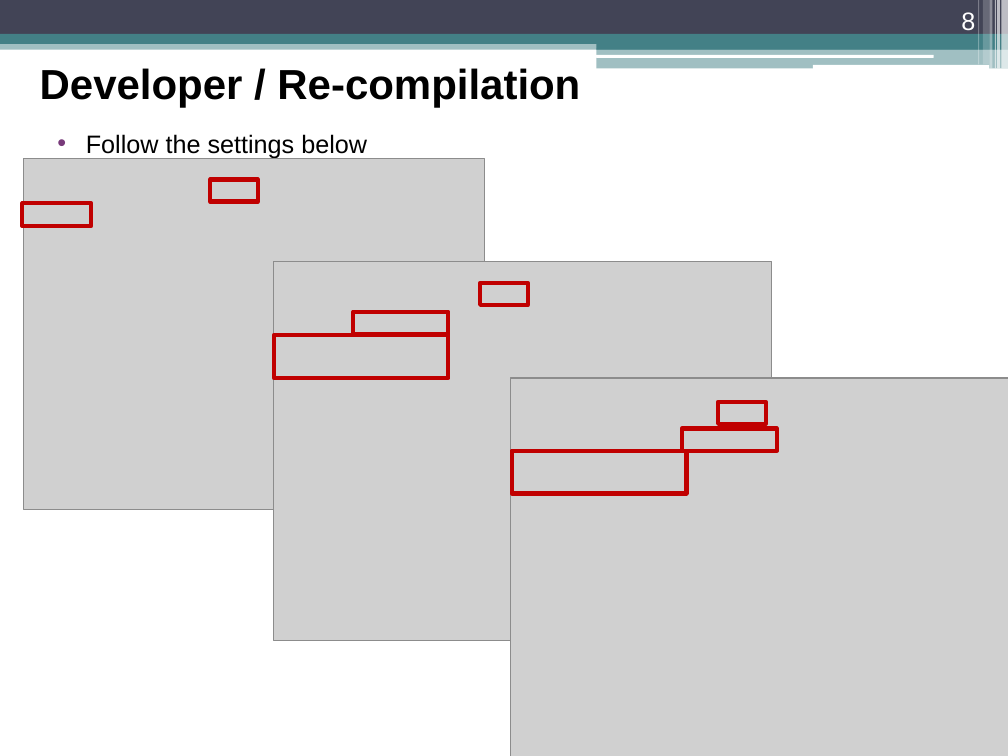
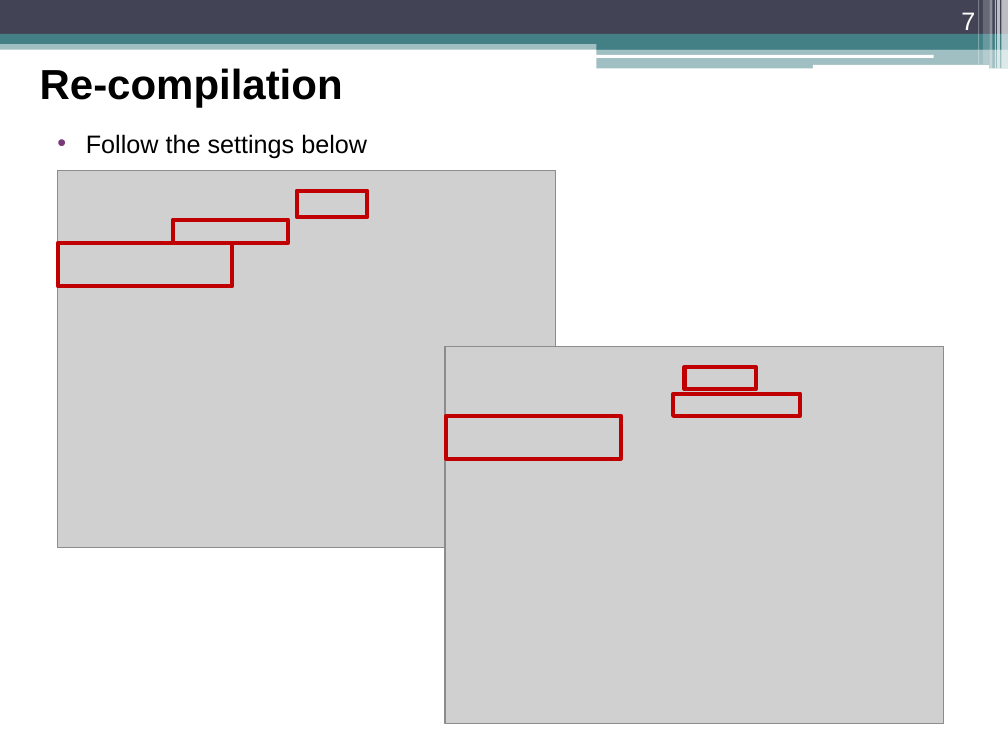
Before and after one commit to renan991995/MARS-PLUS-Wins, a slide deck: slide 7 of Notes.pptx (slide 8 before the commit). Drawn at 1008x756 pixels with LibreOffice and Linux fonts; fonts in the diff are those of the drawing; grey boxes stand for pictures. Boxes give left, top, right and bottom in pixels: in the first picture for what was removed or moved away, otherwise in the second. Text is boxed around its words. In the diff, an @@ line names an element or a change of style, - is before the commit and + after.

```diff
--- a/Notes.pptx
+++ b/Notes.pptx
@@ page number at box(961, 12, 975, 36): text changed @@
-8
+7
@@ text at box(40, 68, 343, 107): text changed @@
-Developer / Re-compilation
+Re-compilation
@@ picture: place and size @@
-picture at box(24, 158, 485, 509)
+picture at box(57, 170, 555, 547)
@@ rectangle removed at box(211, 179, 258, 202) @@
@@ rectangle removed at box(22, 204, 91, 227) @@
@@ rectangle: place and size @@
-rectangle at box(480, 283, 527, 305)
+rectangle at box(296, 191, 367, 217)
@@ rectangle: place and size @@
-rectangle at box(353, 311, 448, 334)
+rectangle at box(173, 220, 288, 243)
@@ rectangle: place and size @@
-rectangle at box(274, 335, 449, 378)
+rectangle at box(57, 243, 232, 286)
@@ picture removed at box(274, 261, 772, 640) @@
@@ picture: place and size @@
-picture at box(511, 378, 1008, 756)
+picture at box(446, 347, 943, 724)
@@ rectangle: place and size @@
-rectangle at box(718, 402, 765, 424)
+rectangle at box(684, 367, 756, 389)
@@ rectangle: place and size @@
-rectangle at box(512, 451, 686, 494)
+rectangle at box(447, 416, 621, 460)
@@ rectangle: place and size @@
-rectangle at box(681, 428, 776, 451)
+rectangle at box(673, 394, 800, 416)
```
Also in this commit, not shown: 6 other slides changed, 1 slide added, 2 slides removed, 4 other files.
